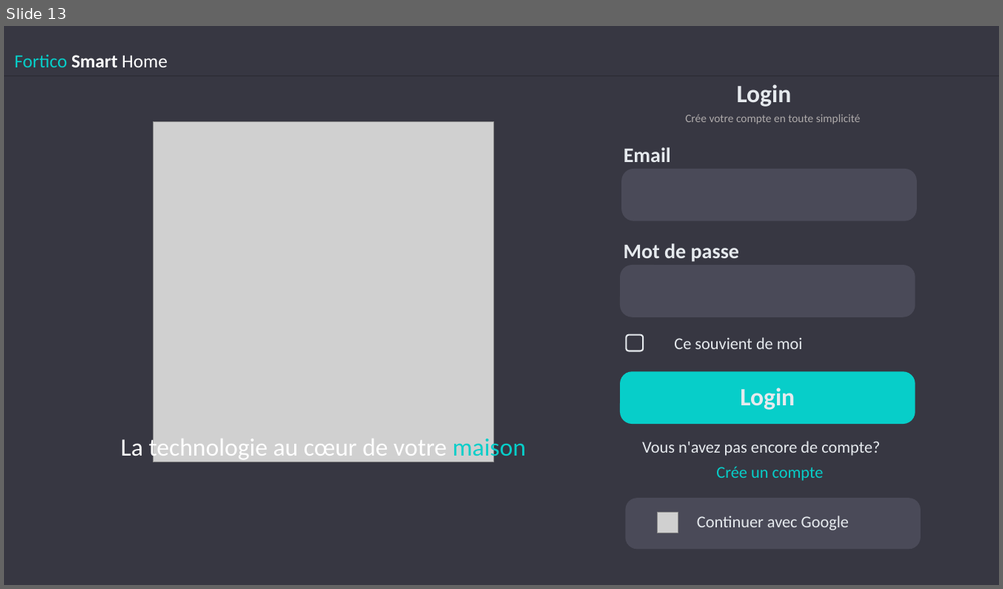
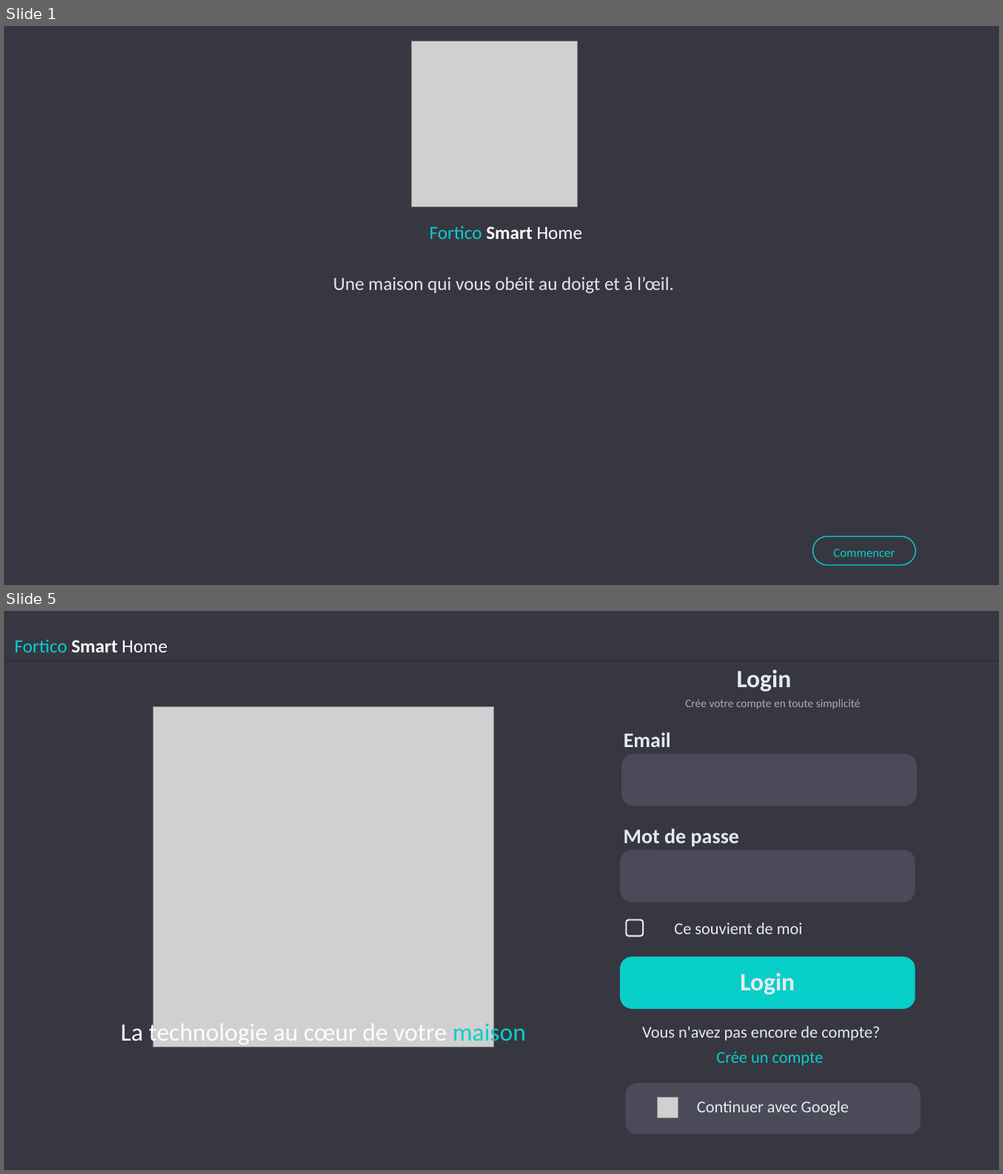
Before and after one commit to Fortuno-tech/Software, a slide deck: UI-model/UI design Fortico.pptx. Shown one above the other, each under a label of ours: slide 13 before the commit, slides 1 and 5 after it; the slides between them are not shown. The pictures are 1003x589 and 1003x1174 pixels, drawn with LibreOffice and Linux fonts; fonts in the diff are those of the drawing; grey boxes stand for pictures. Boxes give left, top, right and bottom in pixels: in the first picture for what was removed or moved away, otherwise in the second. Text is boxed around its words. In the diff, an @@ line names an element or a change of style, - is before the commit and + after.

```diff
--- a/UI-model/UI design Fortico.pptx
+++ b/UI-model/UI design Fortico.pptx
@@ slide 1 added at <box>4,26,999,585</box>, background #FFFFFF @@
@@ rectangle added at <box>4,26,999,585</box>, fill #373742 @@
@@ picture added at <box>412,41,577,207</box> @@
@@ text added at <box>430,226,583,239</box>, 18 pt, text #FFFFFF @@
+Fortico Smart Home
@@ text added at <box>333,277,674,294</box>, 18 pt, text #E7E6E6 @@
+Une maison qui vous obéit au doigt et à l’œil.
@@ rounded rectangle added at <box>813,537,916,565</box>, outline #07CEC9 1 pt @@
@@ text added at <box>833,549,894,557</box>, 12 pt, text #07CEC9 @@
+Commencer
@@ what was slide 13 is now slide 5 @@
```
Also in this commit, not shown: 1 slide changed, 3 other slides added, 1 other file.
